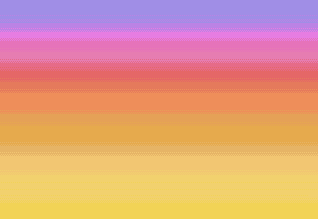
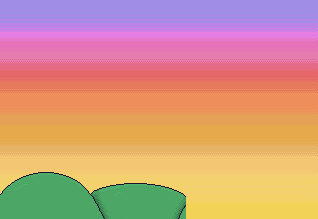
Two versions of the same layered image (318px x 219px). Layer-by-layer changes:
moved "FINAL" above "ColourPalette" over [0, 172, 186, 219]
showed group "HILLS" (2 layers) over [0, 172, 186, 219]
showed "ColourPalette" over [0, 176, 26, 200]
showed "PaletteFrame" over [0, 174, 33, 203]
